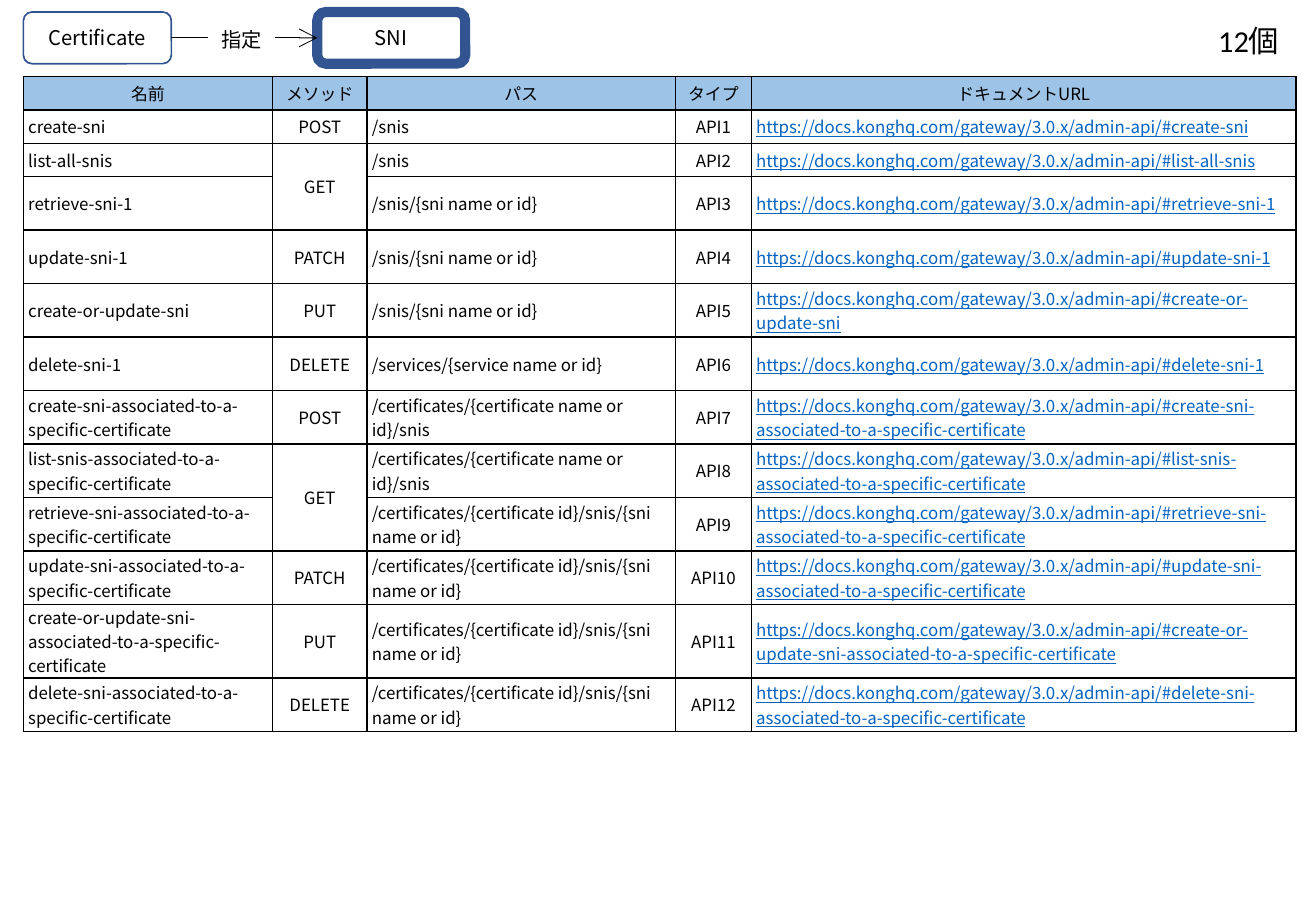
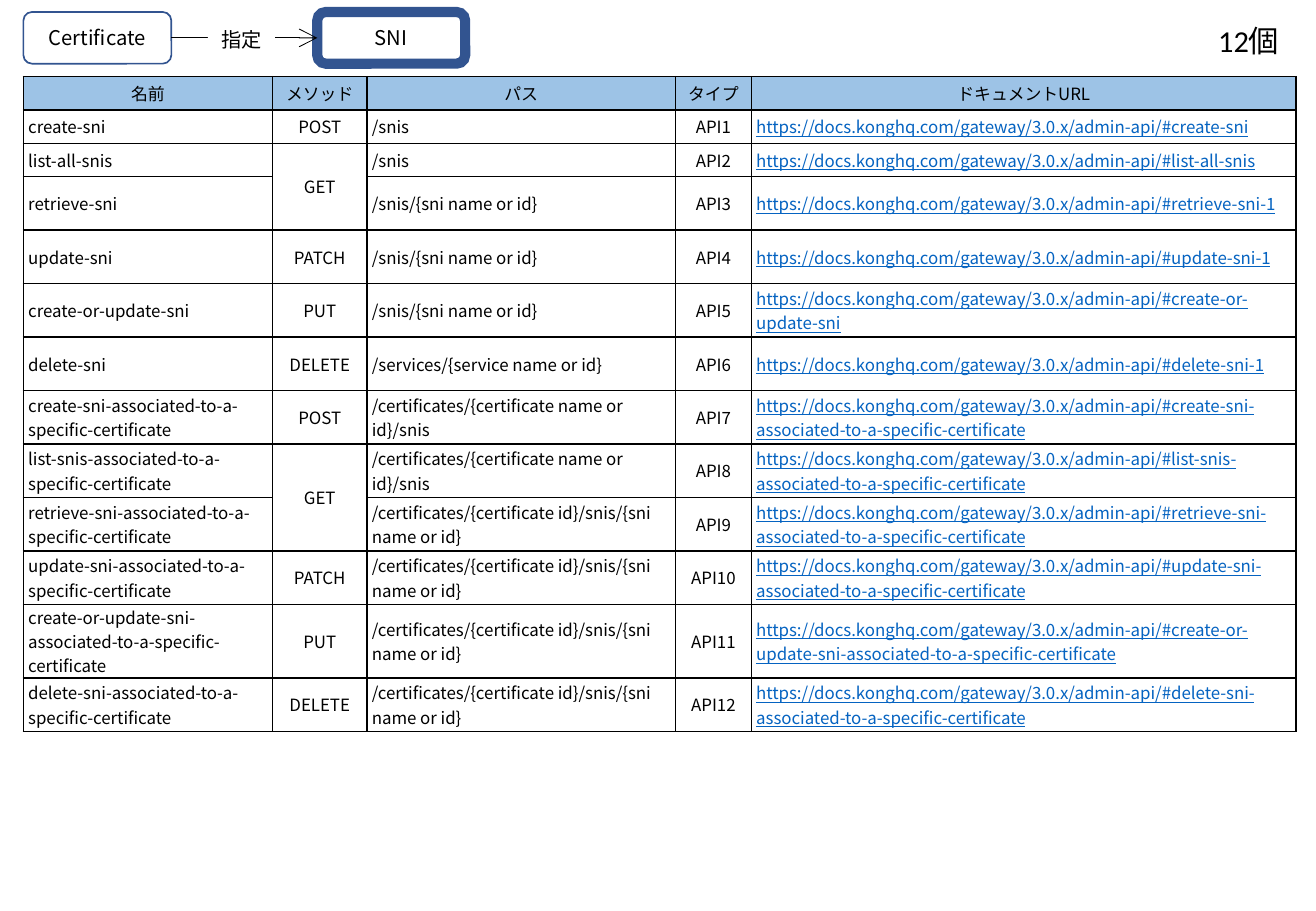
Before and after one commit to david3080/kongadminapi, a slide deck: slide 9 of KongAdminAPI.pptx. Drawn at 1316x911 pixels with LibreOffice and Linux fonts; fonts in the diff are those of the drawing. Boxes give left, top, right and bottom in pixels: in the first picture for what was removed or moved away, otherwise in the second. Text is boxed around its words. In the diff, an @@ line names an element or a change of style, - is before the commit and + after.

```diff
--- a/KongAdminAPI.pptx
+++ b/KongAdminAPI.pptx
@@ table at (x1=23, y1=77, x2=1297, y2=732) @@
-row 4, column 1: retrieve-sni-1
+row 4, column 1: retrieve-sni
-row 5, column 1: update-sni-1
+row 5, column 1: update-sni
-row 7, column 1: delete-sni-1
+row 7, column 1: delete-sni
```
Also in this commit, not shown: 8 other slides changed, 2 other files.
